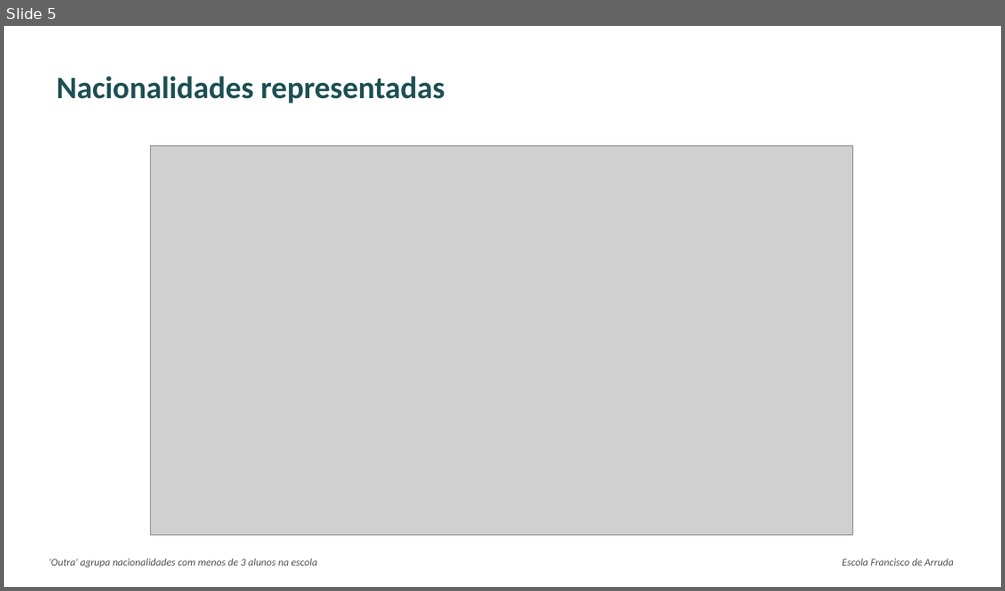
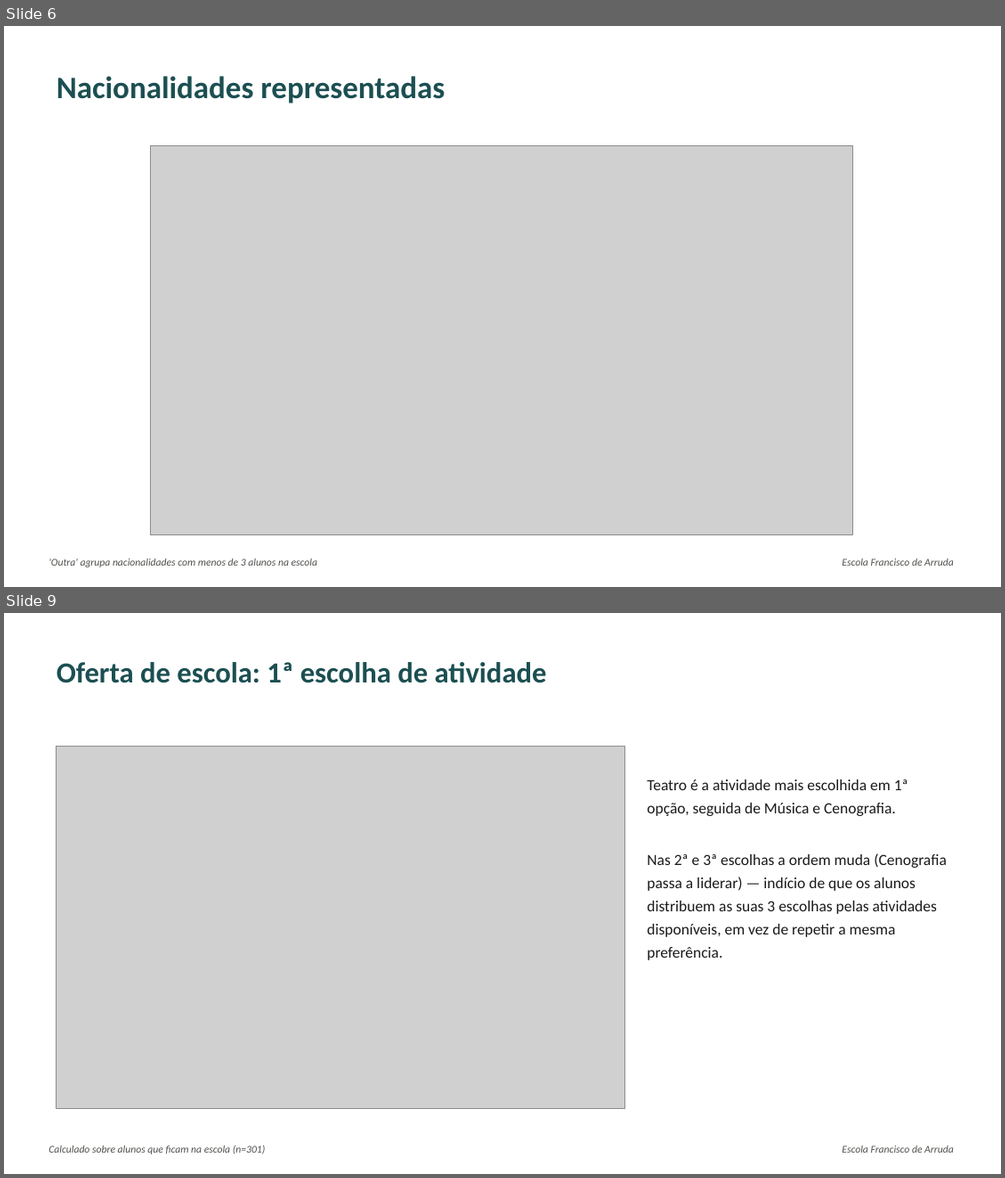
Before and after one commit to ncdomingues/escola-teip-analytics, a slide deck: slides/apresentacao.pptx. Shown one above the other, each under a label of ours: slide 5 before the commit, slides 6 and 9 after it; the slides between them are not shown. The pictures are 1005x591 and 1005x1178 pixels, drawn with LibreOffice and Linux fonts; fonts in the diff are those of the drawing; grey boxes stand for pictures. Boxes give left, top, right and bottom in pixels: in the first picture for what was removed or moved away, otherwise in the second. Text is boxed around its words. In the diff, an @@ line names an element or a change of style, - is before the commit and + after.

Commit message:
Add extended-day enrollment, activity choices, and health/dietary breakdowns
- Restrict form-gated fields (ASE, RTP, PEI, PC/Internet, oferta de escola,
  autorização de saída) to students who actually stay for extended-day
  activities - confirmed empirically that non-staying students have these
  ~90% blank, so including them understated every rate (ASE 39%->58%).
- Add categorized (never verbatim) health-condition and dietary-restriction
  breakdowns, with the same small-group suppression rule used for rare
  nationalities.
- Add activity-choice counts by rank and by grade.
- Fix a stray casing typo in the source data ("musica" vs "Música").
- Wire all of the above into the notebook, dashboard, and slide deck.

```diff
--- a/slides/apresentacao.pptx
+++ b/slides/apresentacao.pptx
@@ slide 9 added at (4, 613, 1001, 1174), background #FFFFFF @@
@@ text added at (57, 662, 547, 683), 28 pt, text #1C4F52, bold @@
+Oferta de escola: 1ª escolha de atividade
@@ picture added at (57, 747, 624, 1109) @@
@@ text added at (647, 779, 947, 960), 15 pt, text #1A1A1A @@
+Teatro é a atividade mais escolhida em 1ª opção, seguida de Música e Cenografia.
+Nas 2ª e 3ª escolhas a ordem muda (Cenografia passa a liderar) — indício de que os alunos distribuem as suas 3 escolhas pelas atividades disponíveis, em vez de repetir a mesma preferência.
@@ text added at (48, 1144, 266, 1154), 10 pt, text #52514E, italic @@
+Calculado sobre alunos que ficam na escola (n=301)
@@ text added at (841, 1145, 954, 1152), 10 pt, text #52514E, italic @@
+Escola Francisco de Arruda
@@ what was slide 5 is now slide 6 @@
```
Also in this commit, not shown: 2 slides changed, 2 other slides added, 15 other files.
